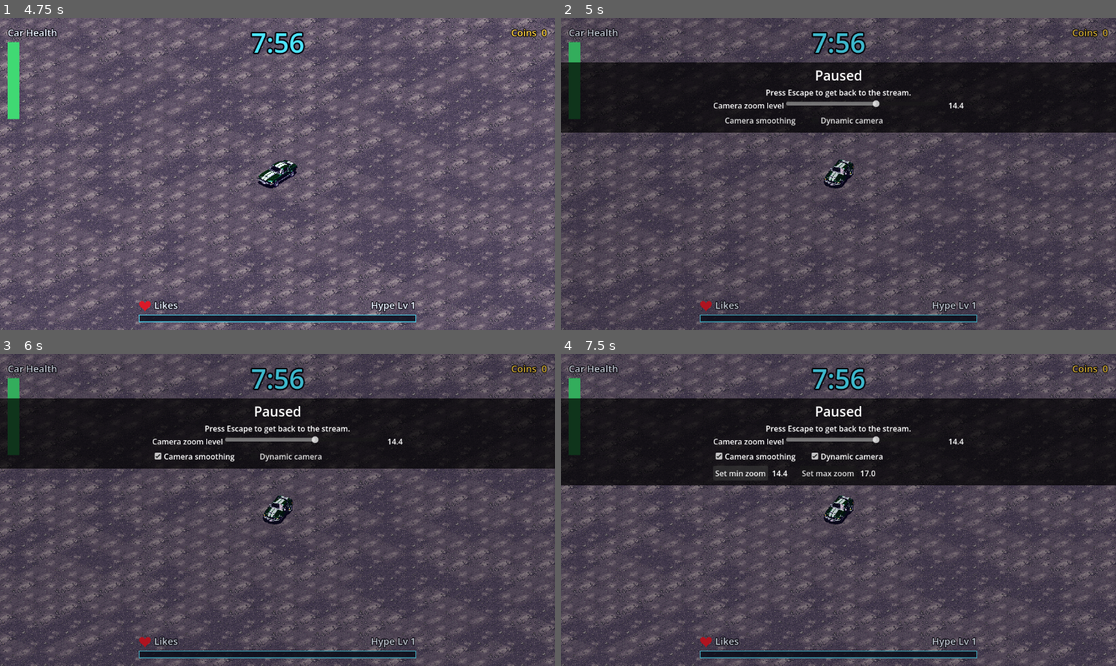
Above: before the commit, frames 1-4 (two rows, left to right).
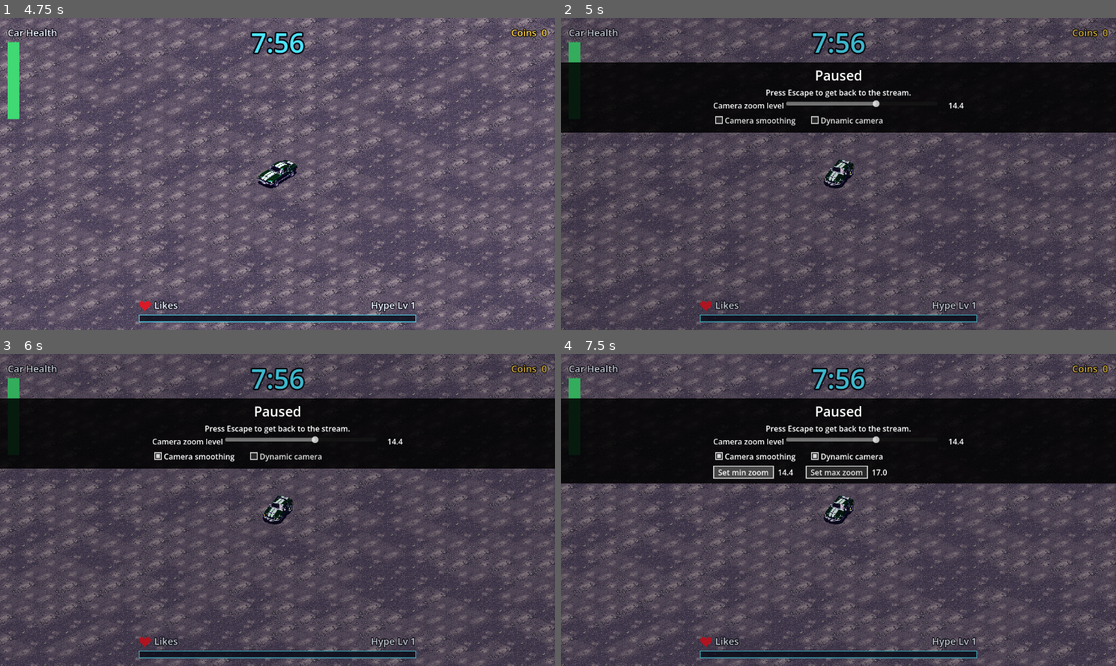
Above: after the commit, the same moments.

Repository: akyrat/solid-carbide-game
Game: Godot game, scene res://scenes/game/game.tscn
The game is run twice, just before and just after one commit, with the same random seed, the same clock (stepped at 60 frames per second) and the same inputs.
Inputs (mouse positions are in pixels of both pictures, inside the frame that each line leads up to):
- Up to frame 1 (4.75 s): click "Start" at 0.5 s; tap Enter at 1.25, 4.25 s; move the mouse to (399, 158) at 1.27 s; hold D (car_steer_right) 1.28-2 s; tap Tab (toggle_tuning_panel) at 1.35 s; click (399, 158) at 1.42 s; drag from (166, 189) to (249, 236) at 2.02 s; tap Space at 2.75 s; move the mouse to (333, 105) at 2.77 s; hold D (car_steer_right) 2.78-3.5 s; hold Shift 2.78-3.5 s; drag from (249, 236) to (111, 127) at 3.52 s; move the mouse to (444, 220) at 4.27 s; hold A (car_steer_left) from 4.28 s (still down); tap Ctrl at 4.35 s
- Up to frame 2 (5 s): keep holding A (car_steer_left); tap Escape (pause) at 4.9 s
- Up to frame 3 (6 s): release A (car_steer_left) at 5 s; drag from (111, 463) to (194, 432) at 5.02 s; click "Camera smoothing" at 5.75 s
- Up to frame 4 (7.5 s): click "Dynamic camera" at 6.5 s; click "Set min zoom" at 7.25 s

Frame 1 is identical in both runs. In frame 2, 0.4% of the frame differs, in the area x 1-47%, y 14-35%; in frame 3, 0.4%; in frame 4, 1.9%, in the area x 0-100%, y 14-43%.

Commit message:
T-124 round 2: visible checkbox and button looks, run fixture, HUD and menus Content (pause screen)
Co-Authored-By: Claude Opus 5.5 <noreply@anthropic.com>

Diff:
--- a/game/scripts/ui/pause_screen.gd
+++ b/game/scripts/ui/pause_screen.gd
@@ -20,6 +20,16 @@
 const TEXT_DYNAMIC := "Dynamic camera"
 const TEXT_SET_MIN := "Set min zoom"
 const TEXT_SET_MAX := "Set max zoom"
+## The strip's background. Nearly opaque, so the controls read over any ground,
+## the run's bright asphalt included (T-124, QA round 1).
+const STRIP_COLOR := Color(0, 0, 0, 0.85)
+## Placeholder look for the checkboxes and buttons (T-124): a light frame on a
+## dark fill, so they show on the strip whatever the ground behind it.
+const CONTROL_FRAME := Color(0.85, 0.85, 0.85)
+const CONTROL_FILL := Color(0.16, 0.16, 0.16)
+const CONTROL_FILL_HOVER := Color(0.28, 0.28, 0.28)
+const CONTROL_FILL_PRESSED := Color(0.08, 0.08, 0.08)
+const CHECK_ICON_SIZE := 16
 
 ## The scene whose camera zoom this slider sets (needs `zoom` and set_zoom()).
 var target: Node
@@ -59,7 +69,7 @@
 	strip.offset_top = STRIP_TOP
 	strip.offset_bottom = STRIP_TOP  # grows down to fit its content only
 	var style := StyleBoxFlat.new()
-	style.bg_color = Color(0, 0, 0, 0.7)
+	style.bg_color = STRIP_COLOR
 	style.content_margin_top = 8.0
 	style.content_margin_bottom = 10.0
 	strip.add_theme_stylebox_override("panel", style)
@@ -145,7 +155,39 @@
 	c.name = node_name
 	c.text = text
 	c.add_theme_font_size_override("font_size", 16)
+	c.add_theme_icon_override("unchecked", check_icon(false))
+	c.add_theme_icon_override("checked", check_icon(true))
+	c.add_theme_icon_override("unchecked_disabled", check_icon(false))
+	c.add_theme_icon_override("checked_disabled", check_icon(true))
 	return c
+
+
+## A placeholder checkbox icon: a light square frame on a dark fill, with a
+## light square inside when checked.
+static func check_icon(checked: bool) -> ImageTexture:
+	var n := CHECK_ICON_SIZE
+	var img := Image.create(n, n, false, Image.FORMAT_RGBA8)
+	img.fill(CONTROL_FILL)
+	for i in n:
+		for j in [0, 1, n - 2, n - 1]:
+			img.set_pixel(i, j, CONTROL_FRAME)
+			img.set_pixel(j, i, CONTROL_FRAME)
+	if checked:
+		img.fill_rect(Rect2i(4, 4, n - 8, n - 8), CONTROL_FRAME)
+	return ImageTexture.create_from_image(img)
+
+
+## A placeholder button frame: a light border round a dark fill.
+static func button_style(fill: Color, border: int = 2) -> StyleBoxFlat:
+	var st := StyleBoxFlat.new()
+	st.bg_color = fill
+	st.border_color = CONTROL_FRAME
+	st.set_border_width_all(border)
+	st.content_margin_left = 10.0
+	st.content_margin_right = 10.0
+	st.content_margin_top = 2.0
+	st.content_margin_bottom = 2.0
+	return st
 
 
 func _make_button(node_name: String, text: String) -> Button:
@@ -153,6 +195,14 @@
 	b.name = node_name
 	b.text = text
 	b.add_theme_font_size_override("font_size", 16)
+	b.add_theme_stylebox_override("normal", button_style(CONTROL_FILL))
+	b.add_theme_stylebox_override("hover", button_style(CONTROL_FILL_HOVER))
+	b.add_theme_stylebox_override("pressed", button_style(CONTROL_FILL_PRESSED))
+	b.add_theme_stylebox_override("hover_pressed", button_style(CONTROL_FILL_PRESSED))
+	var focus := button_style(Color(0, 0, 0, 0), 3)
+	focus.draw_center = false
+	focus.border_color = Color(1, 1, 1)
+	b.add_theme_stylebox_override("focus", focus)
 	return b
 
 
--- /dev/null
+++ b/game/tests/fixtures/pause_run_dynamic_asphalt.tscn
@@ -0,0 +1,7 @@
+[gd_scene load_steps=2 format=3]
+
+[ext_resource type="Script" path="res://tests/fixtures/pause_run_dynamic_demo.gd" id="1_demo"]
+
+[node name="PauseRunDynamicDemo" type="Node"]
+script = ExtResource("1_demo")
+start_units = Vector2(54, 0)
--- /dev/null
+++ b/game/tests/fixtures/pause_run_dynamic_demo.gd
@@ -0,0 +1,48 @@
+extends Node
+## Screenshot fixture for the pause screen's camera controls in a run (task
+## T-124): a run started from the main menu with the dynamic camera on and
+## camera smoothing off (so both checkbox looks show), the stored min and max
+## set to 10.0 and 17.5, then paused. It uses its own test settings file, never
+## the player's real settings. Take it with about 60 frames:
+##   bash game/tools/screenshot.sh res://tests/fixtures/pause_run_dynamic_asphalt.tscn screenshots/t124_asphalt.png 60
+
+## A test settings file, removed before and after use.
+const TEST_SETTINGS := "user://screenshot_settings_t124.cfg"
+const DYN_MIN := 10.0
+const DYN_MAX := 17.5
+
+## Where the car stands, in units: (0, 0) is the run's start on the gravel,
+## (54, 0) the asphalt road east of the centre (T-118).
+@export var start_units := Vector2.ZERO
+
+var game: Node
+var _frames := 0
+
+
+func _ready() -> void:
+	GameSettings.path = TEST_SETTINGS
+	DirAccess.remove_absolute(TEST_SETTINGS)
+	GameSettings.save_camera_smoothing(false)
+	GameSettings.save_dynamic_camera(true)
+	GameSettings.save_dynamic_zoom_min(DYN_MIN)
+	GameSettings.save_dynamic_zoom_max(DYN_MAX)
+	game = preload("res://scenes/game/game.tscn").instantiate()
+	add_child(game)
+	game.menu.start_button.pressed.emit()
+	var car: CharacterBody2D = game.run.car
+	car.use_keyboard = false
+	car.scripted_input = [false, false, 0.0]
+	if start_units != Vector2.ZERO:
+		car.model.set_position(start_units)
+		car.position = start_units * car.PX_PER_UNIT
+
+
+func _process(_delta: float) -> void:
+	_frames += 1
+	if _frames == 40:
+		game.pause_screen.pause()
+
+
+func _exit_tree() -> void:
+	DirAccess.remove_absolute(TEST_SETTINGS)
+	GameSettings.path = GameSettings.DEFAULT_PATH
--- /dev/null
+++ b/game/tests/fixtures/pause_run_dynamic_gravel.tscn
@@ -0,0 +1,6 @@
+[gd_scene load_steps=2 format=3]
+
+[ext_resource type="Script" path="res://tests/fixtures/pause_run_dynamic_demo.gd" id="1_demo"]
+
+[node name="PauseRunDynamicDemo" type="Node"]
+script = ExtResource("1_demo")
--- a/game/tests/unit/test_pause_camera_controls.gd
+++ b/game/tests/unit/test_pause_camera_controls.gd
@@ -103,3 +103,53 @@
 	await wait_frames(3)
 	assert_gte(ps.strip.get_global_rect().position.y, ps.STRIP_TOP - 0.5)
 	assert_lt(ps.strip.get_global_rect().end.y, 300.0, "compact: stays in the top of the screen")
+
+
+## QA round 1: over the run's bright asphalt the unchecked box and the buttons
+## did not show. They now have their own visible look on a nearly opaque strip.
+func _opaque_pixels(tex: Texture2D) -> int:
+	var img := tex.get_image()
+	var n := 0
+	for x in img.get_width():
+		for y in img.get_height():
+			if img.get_pixel(x, y).a > 0.9:
+				n += 1
+	return n
+
+
+func test_checkbox_icons_are_visible_checked_and_unchecked() -> void:
+	var ps = _scene().pause_screen
+	for c in [ps.smoothing_check, ps.dynamic_check]:
+		var off: Texture2D = c.get_theme_icon("unchecked")
+		var on: Texture2D = c.get_theme_icon("checked")
+		assert_not_null(off)
+		assert_not_null(on)
+		var area: int = off.get_width() * off.get_height()
+		assert_eq(_opaque_pixels(off), area, "unchecked box is fully opaque")
+		assert_eq(_opaque_pixels(on), area, "checked box is fully opaque")
+		# The frame is light, the fill dark: the box stands out on the strip.
+		var img: Image = off.get_image()
+		assert_gt(img.get_pixel(0, 0).get_luminance(), 0.6, "light frame")
+		assert_lt(img.get_pixel(off.get_width() / 2, off.get_height() / 2).get_luminance(), 0.3, "dark fill")
+		# Checked differs from unchecked in the middle.
+		var mid := Vector2i(on.get_width() / 2, on.get_height() / 2)
+		assert_gt(on.get_image().get_pixelv(mid).get_luminance(), 0.6, "checked has a light mark")
+
+
+func test_buttons_have_a_visible_frame_in_every_state() -> void:
+	var ps = _scene().pause_screen
+	for b in [ps.set_min_button, ps.set_max_button]:
+		for state in ["normal", "hover", "pressed", "focus"]:
+			var st = b.get_theme_stylebox(state)
+			assert_true(st is StyleBoxFlat, "%s has its own %s style" % [b.name, state])
+			assert_gt(st.border_width_left, 0, "%s %s has a frame" % [b.name, state])
+			assert_gt(st.border_color.a, 0.9)
+			assert_gt(st.border_color.get_luminance(), 0.6)
+		var normal: StyleBoxFlat = b.get_theme_stylebox("normal")
+		assert_gt(normal.bg_color.a, 0.9, "the button has an opaque fill")
+
+
+func test_strip_is_nearly_opaque() -> void:
+	var ps = _scene().pause_screen
+	var st: StyleBoxFlat = ps.strip.get_theme_stylebox("panel")
+	assert_gte(st.bg_color.a, 0.85)
Not shown, added: game/tests/fixtures/pause_run_dynamic_demo.gd.uid
Not shown, changed: docs/hud-and-menus.md
Not shown, changed: game/README.md
Not shown, changed: tasks/T-124-camera-checkboxes.md
